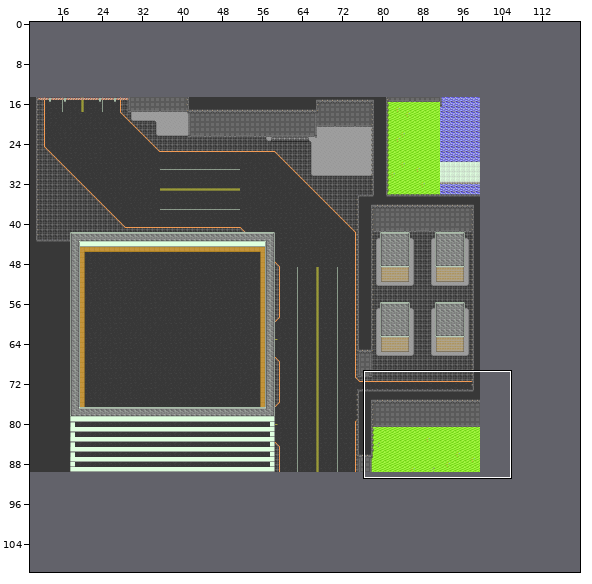
Two states of a Tiled map, Assets/Graphics/Maps/SpacePort/SpaceElevatorBase.tmx. The picture above shows the old version from afar; the outline marks the close-up.
Close-up. Before:
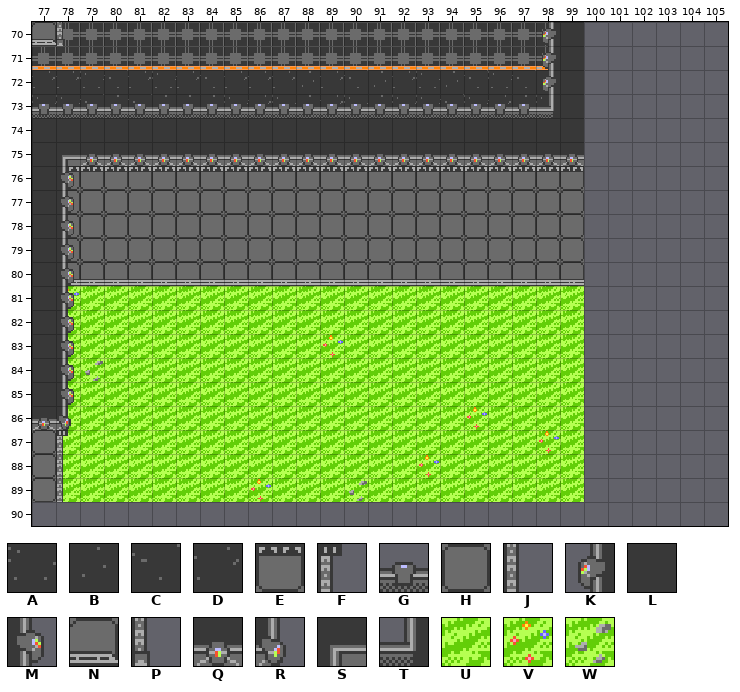
Cells are 16x16 px. Shown: x 77..105, y 70..90. The commit also changed other parts of the map, which this record leaves out. The old version is drawn lined up with the new one.
Key: from "RoadSidewalk": A 0, B 9, C 18, D 27; from "SpaceElevatorIndustrial": E 8, F 12, G 14, H 24, J 28, K 29, L 30, M 31, N 43, P 44, Q 46, R 47, S 61, T 78; from "UrbanGreenspace": U 6, V 13, W 14.
_ is an empty cell, # one hidden under a higher layer.
Layers that did not change in this view are not listed.
Layer "Graphics/Ground/Roads" before, first column x 77:
70 _____________________________
71 ######################_______
72 DDACDADCDDDBDCBDABCACB_______
73 AACBCBBBADABDABAACADBA_______
74 ######################_______
75 ######################_______
76 ######################_______
77 ######################_______
78 ######################_______
79 ######################_______
80 _____________________________
81 _____________________________
82 _UUUUUUUUUUUUUUUUUUUUUU______
83 _UUUUUUUUUUUVUUUUUUUUUU______
84 _UWUUUUUUUUUUUUUUUUUUUU______
85 _UUUUUUUUUUUUUUUUUUUUUU______
86 _UUUUUUUUUUUUUUUUUVUUUU______
87 _UUUUUUUUUUUUUUUUUUUUVU______
88 _UUUUUUUUUUUUUUUVUUUUUU______
89 _UUUUUUUUVUUUWUUUUUUUUU______
90 _____________________________
Layer "Graphics/Walls/Walltops" before, first column x 77:
70 _____________________KL______
71 _____________________KL______
72 _____________________KL______
73 GGGGGGGGGGGGGGGGGGGGGTL______
74 LLLLLLLLLLLLLLLLLLLLLLL______
75 LSQQQQQQQQQQQQQQQQQQQQQ______
76 LM___________________________
77 LM___________________________
78 LM___________________________
79 LM___________________________
80 LM___________________________
81 LM___________________________
82 LM___________________________
83 LM___________________________
84 LM___________________________
85 LM___________________________
86 QR___________________________
87 _F___________________________
88 _J___________________________
89 _J___________________________
90 _____________________________
After:
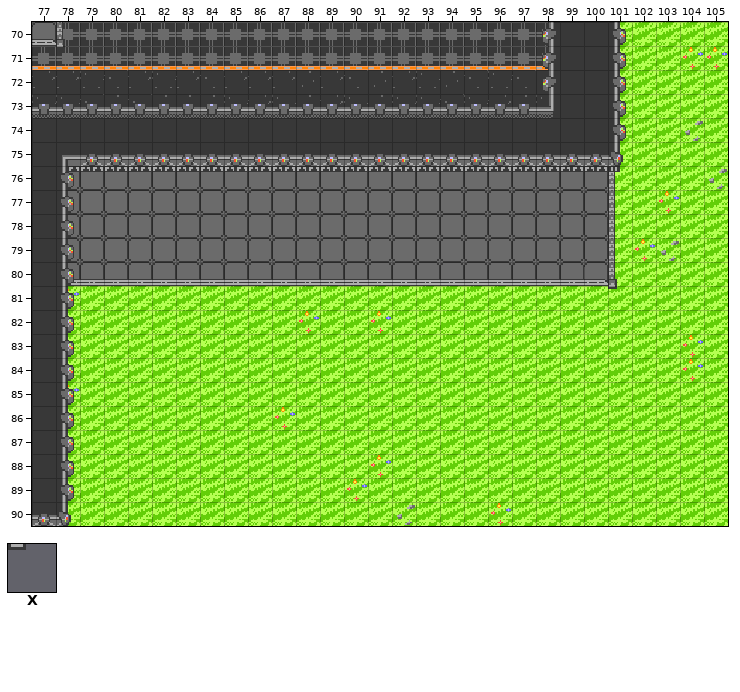
Further tiles: from "SpaceElevatorIndustrial": X 60.
The exact change:
map size 100x75 -> 130x120 cells (old content now starts at 0,15; both pictures use the new coordinates)
Layer "Graphics/Ground/Roads":
y 70: x 101..105 _____ -> UUUUU
y 71: x 101..105 _____ -> UUUVV
y 72..73: x 101..105 _____ -> UUUUU
y 74: x 101..105 _____ -> UUUWU
y 75: x 101..105 _____ -> UUUUU
y 76: x 101..105 _____ -> UUUUW
y 77: x 101..105 _____ -> UUVUU
y 78: x 101..105 _____ -> UUUUU
y 79: x 101..105 _____ -> UVWUU
y 80: x 101..105 _____ -> UUUUU
y 81: x 100..105 ______ -> UUUUUU
y 82: x 88 U -> V; x 91 U -> V; x 100..105 ______ -> UUUUUU
y 83: x 89 V -> U; x 100..105 ______ -> UUUUVU
y 84: x 79 W -> U; x 100..105 ______ -> UUUUVU
y 85: x 78 U -> V; x 100..105 ______ -> UUUUUU
y 86: x 87 U -> V; x 95 V -> U; x 100..105 ______ -> UUUUUU
y 87: x 98 V -> U; x 100..105 ______ -> UUUUUU
y 88: x 91 U -> V; x 93 V -> U; x 100..105 ______ -> UUUUUU
y 89: x 86 V -> U; x 90 W -> V; x 100..105 ______ -> UUUUUU
y 90: x 78..105 ____________________________ -> UUUUUUUUUUUUUUWUUUVUUUUUUUUU
Layer "Graphics/Walls/Walls":
y 71: x 78 _ -> X
y 76: x 100..101 __ -> EF
y 77..79: x 100..101 __ -> HJ
y 80: x 100..101 __ -> NP
y 81: x 101 _ -> X
y 87: x 77 H -> #
Layer "Graphics/Walls/FG Walls":
y 90: x 78 _ -> J
Layer "Graphics/Walls/Walltops":
y 70..74: x 100..101 __ -> LM
y 75: x 100..101 __ -> QR
y 86: x 77..78 QR -> LM
y 87: x 77..78 _F -> LM
y 88..89: x 77..78 _J -> LM
y 90: x 77..78 __ -> QR
